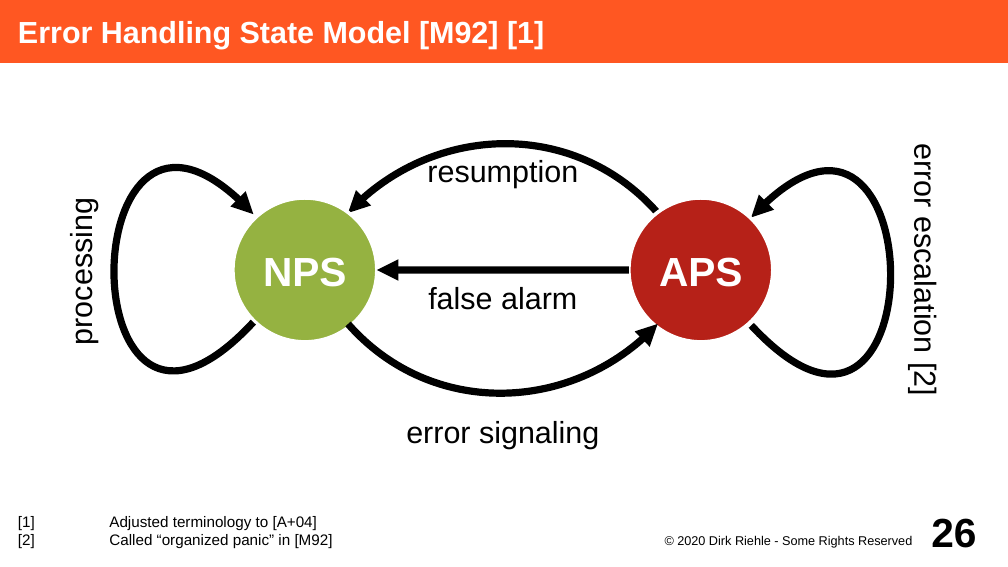
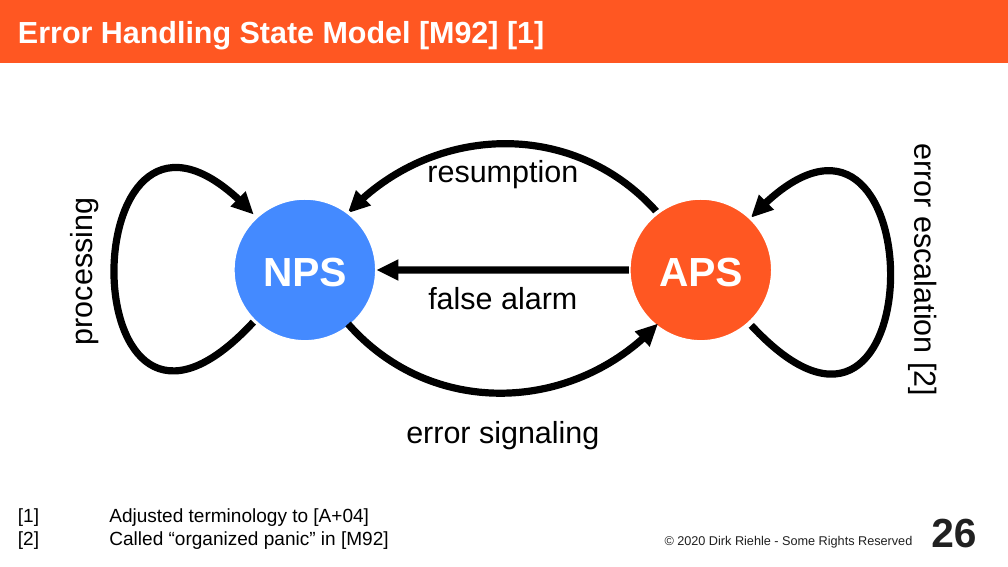
Before and after one commit to dirkriehle/adap-course, a slide deck: slide 26 of Lecture Slides/ADAP C06 - Error Handling.odp. Drawn at 1008x567 pixels with LibreOffice and Linux fonts; fonts in the diff are those of the drawing. Boxes give left, top, right and bottom in pixels: in the first picture for what was removed or moved away, otherwise in the second. Text is boxed around its words. In the diff, an @@ line names an element or a change of style, - is before the commit and + after.

```diff
--- a/Lecture Slides/ADAP C06 - Error Handling.odp
+++ b/Lecture Slides/ADAP C06 - Error Handling.odp
@@ ellipse "NPS" at bbox=[233, 198, 377, 342]: fill #95B241 to #448AFF @@
@@ ellipse "APS" at bbox=[629, 198, 773, 342]: fill #B62118 to #FF5722 @@
@@ text "[1] Adjusted terminology to [A+04]" at bbox=[18, 508, 389, 549]: size 12 to 15 pt @@
@@ page number at bbox=[931, 518, 976, 548]: text colour #000000 to #212121 @@
@@ text "© 2020 Dirk Riehle - ..." at bbox=[677, 535, 912, 548]: text colour #000000 to #212121 @@
```
Also in this commit, not shown: 40 other slides changed, 15 other files.
